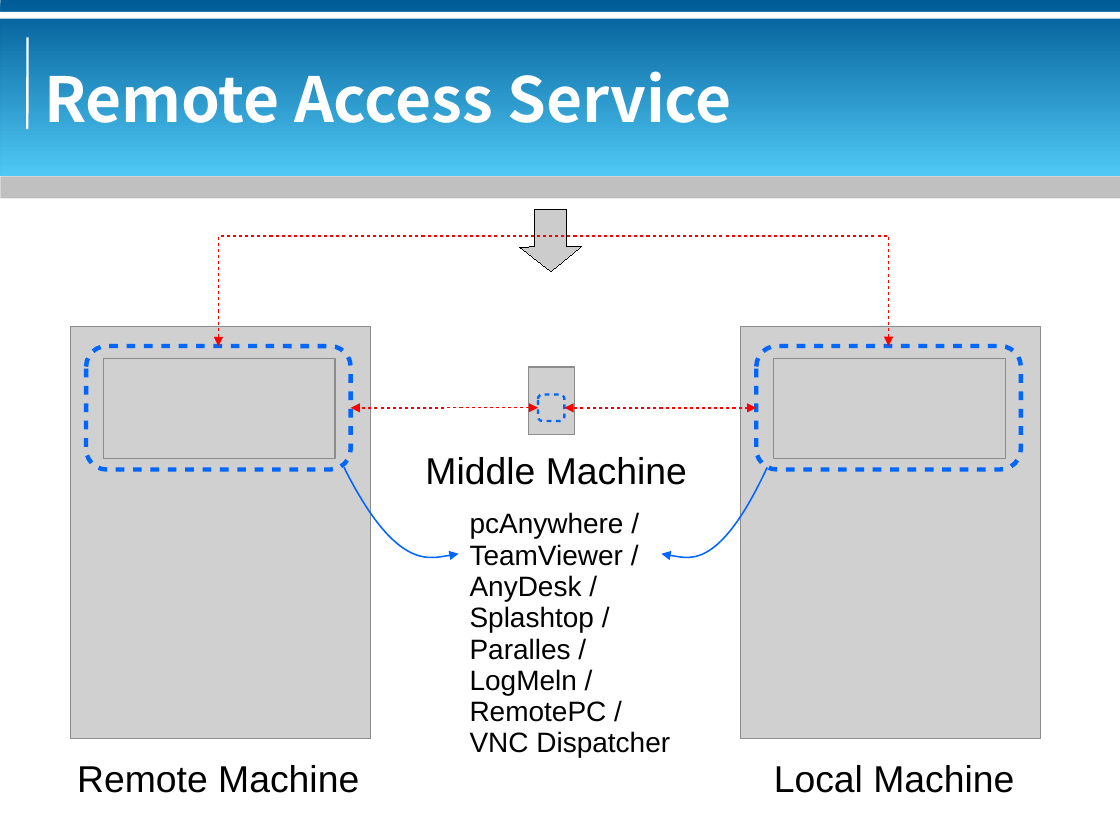
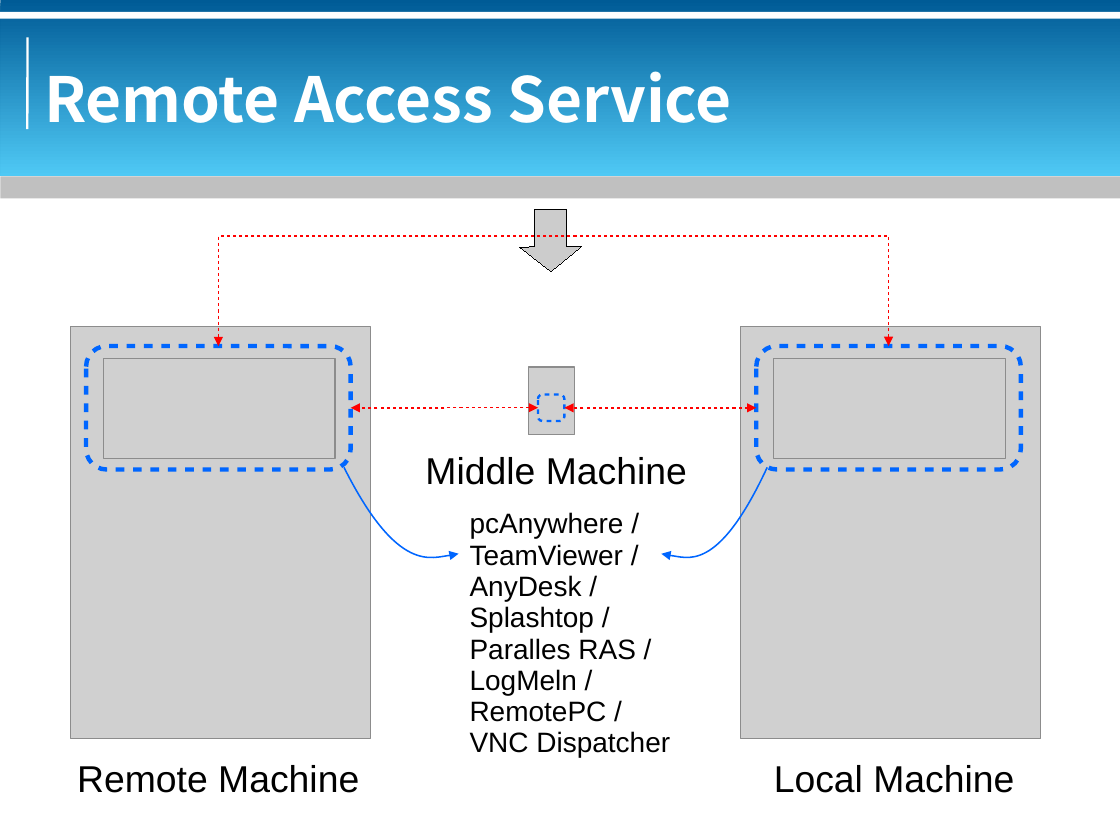
Before and after one commit to bluebat/.presentations, a slide deck: slide 5 of vdi-historical-overview.odp. Drawn at 1120x840 pixels with LibreOffice and Linux fonts; fonts in the diff are those of the drawing; grey boxes stand for pictures; background and template pictures are left out. Boxes give left, top, right and bottom in pixels: in the first picture for what was removed or moved away, otherwise in the second. Text is boxed around its words. In the diff, an @@ line names an element or a change of style, - is before the commit and + after.

```diff
--- a/vdi-historical-overview.odp
+++ b/vdi-historical-overview.odp
@@ text at (x1=470, y1=638, x2=636, y2=660): text changed @@
-Paralles /
+Paralles RAS /
```
Also in this commit, not shown: 1 other slide changed, 1 other file.
